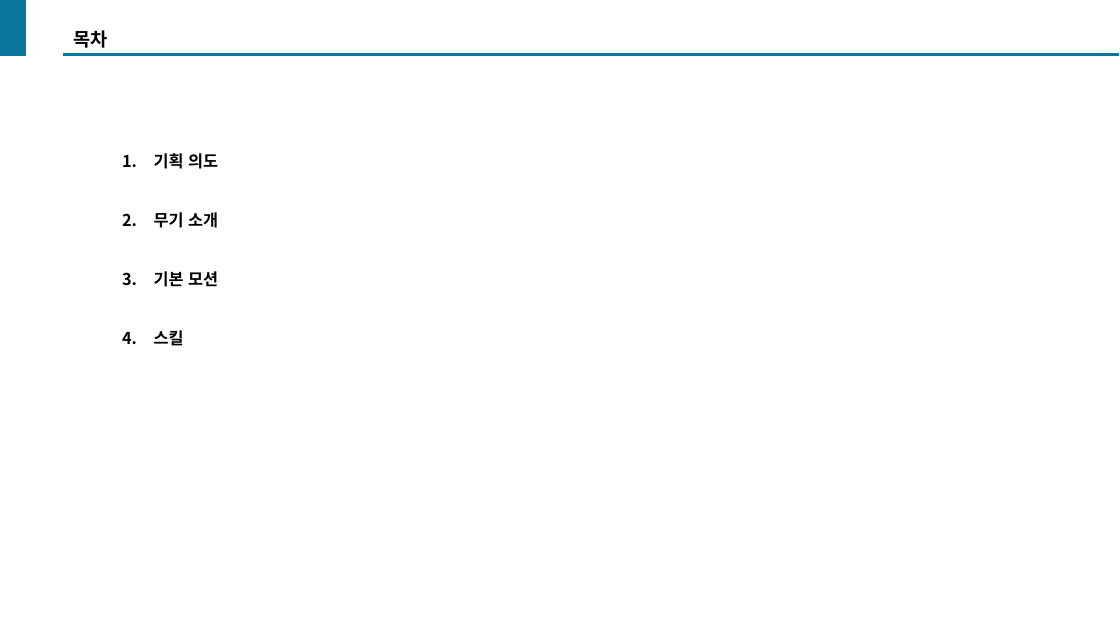
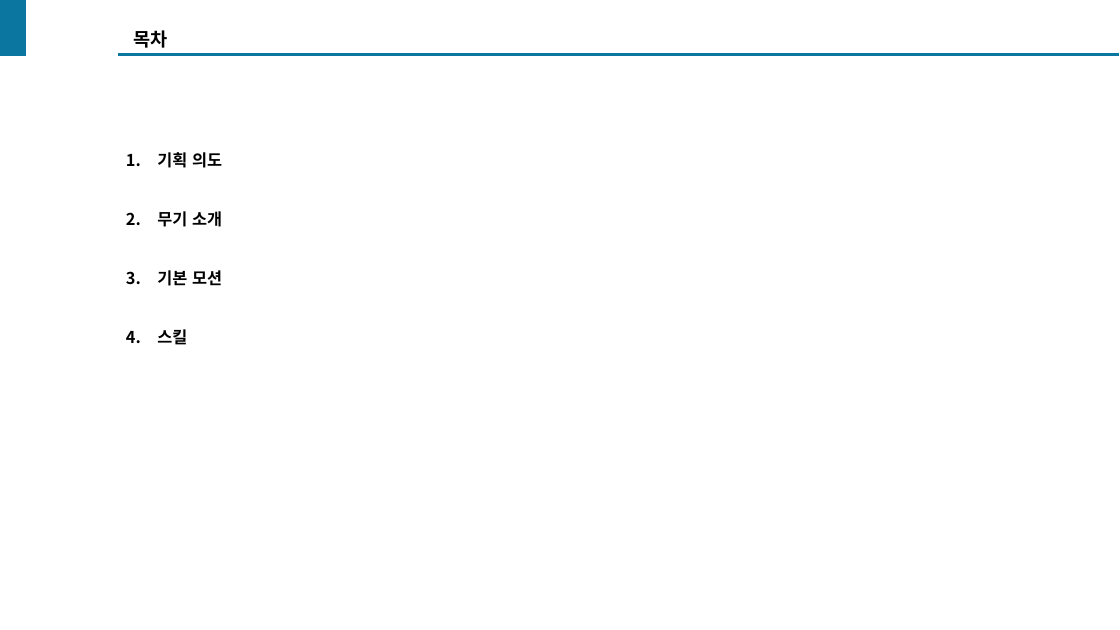
Before and after one commit to hjs0913/GameDesign, a slide deck: slide 2 of 액션&경영 RPG/스킬/리트루기아_부채스킬기획.pptx. Drawn at 1120x630 pixels with LibreOffice and Linux fonts; fonts in the diff are those of the drawing. Boxes give left, top, right and bottom in pixels: in the first picture for what was removed or moved away, otherwise in the second. Text is boxed around its words. In the diff, an @@ line names an element or a change of style, - is before the commit and + after.

```diff
--- a/액션&경영 RPG/스킬/리트루기아_부채스킬기획.pptx
+++ b/액션&경영 RPG/스킬/리트루기아_부채스킬기획.pptx
@@ text "목차": place and size @@
-text "목차" at box(73, 30, 107, 48)
+text "목차" at box(133, 30, 167, 48)
@@ line moved from (1119, 55) - (63, 55) to (1119, 55) - (118, 55) @@
@@ text "기획 의도": place and size @@
-text "기획 의도" at box(154, 153, 218, 346)
+text "기획 의도" at box(157, 152, 222, 345)
```
Also in this commit, not shown: 2 other slides changed, 2 slides added, 2 other files.
